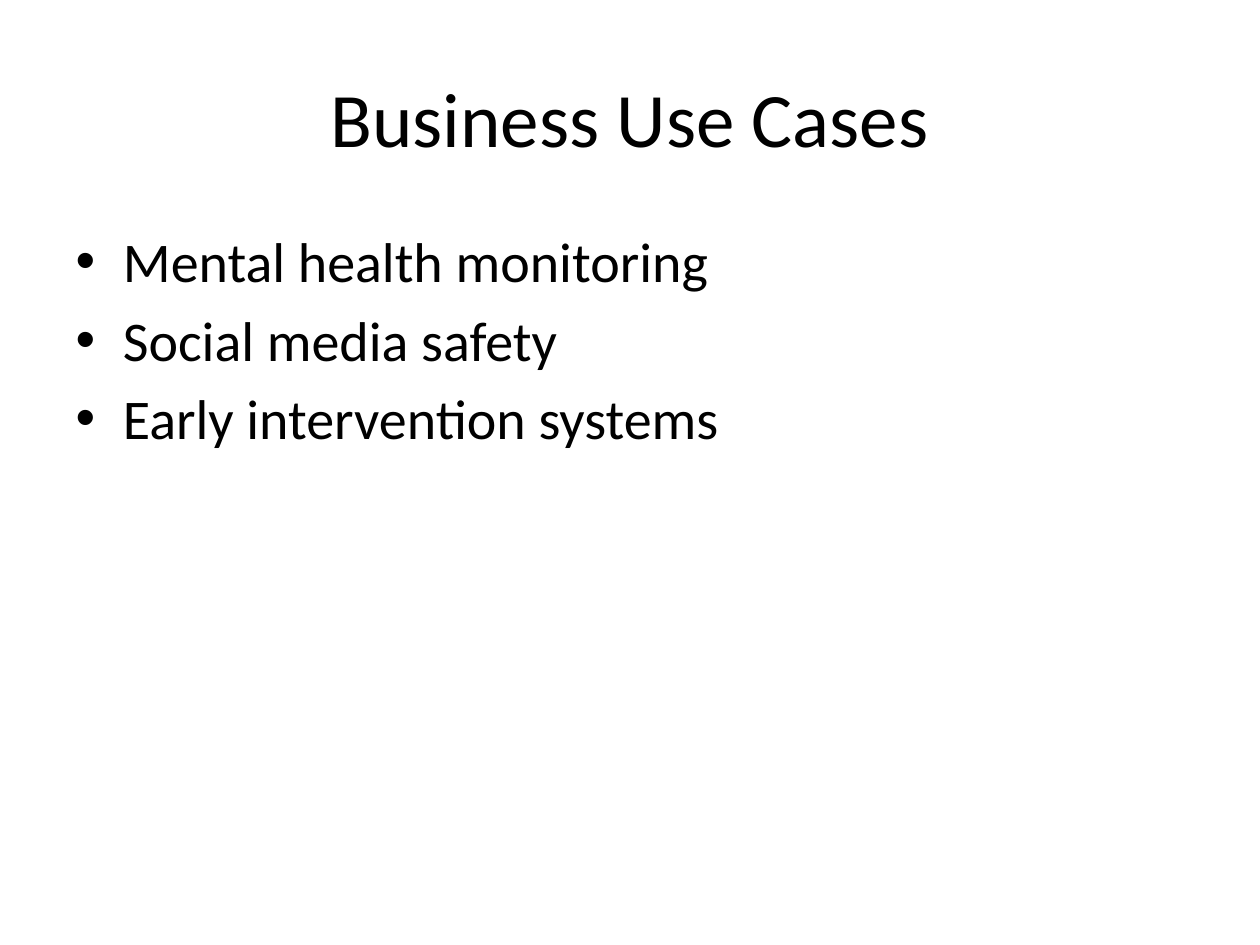
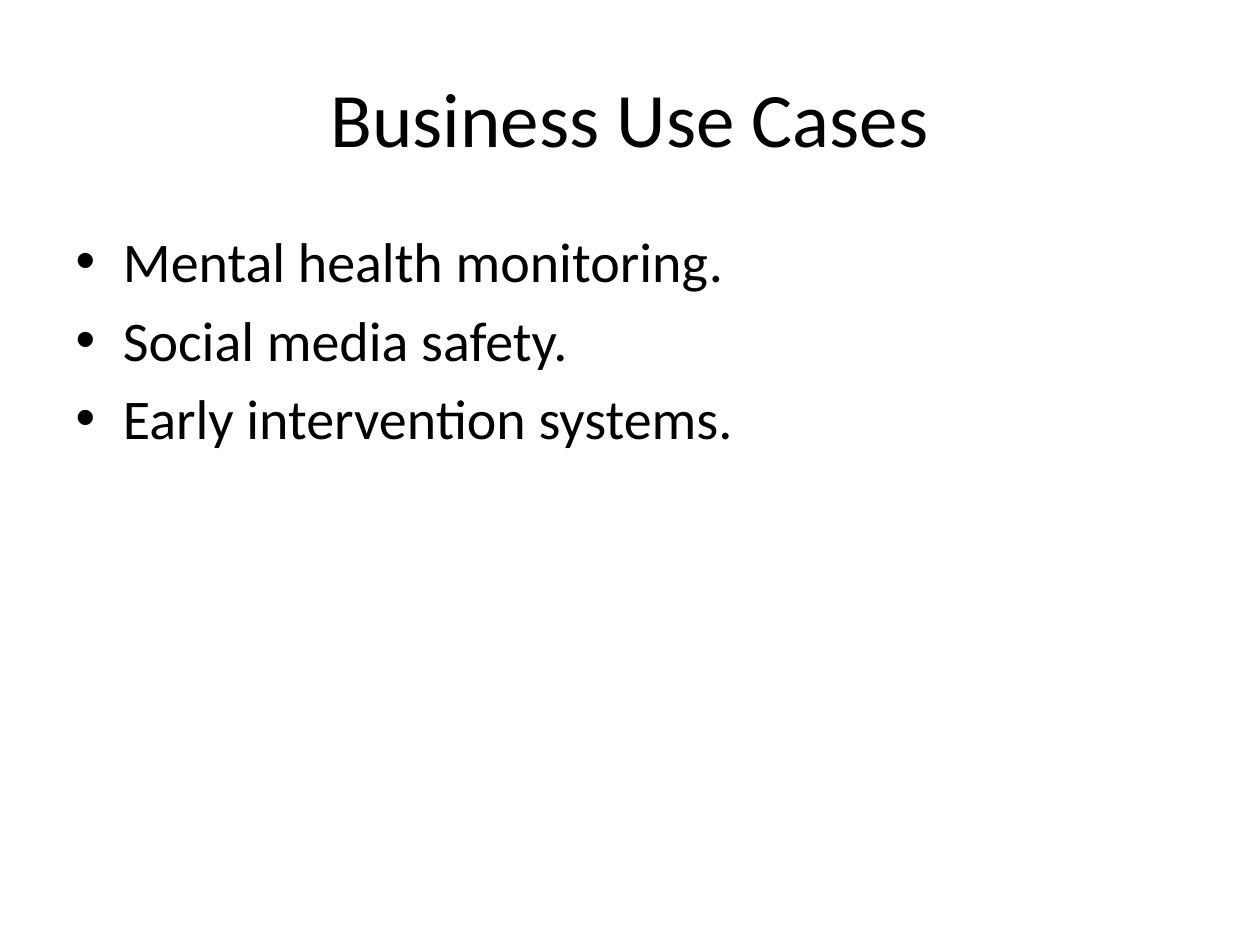
Before and after one commit to Keerthick2309/Suicidal-Detection-AI, a slide deck: slide 3 of Suicide_AI_Project_Presentation.pptx. Drawn at 1260x945 pixels with LibreOffice and Linux fonts; fonts in the diff are those of the drawing. Boxes give left, top, right and bottom in pixels: in the first picture for what was removed or moved away, otherwise in the second. Text is boxed around its words. In the diff, an @@ line names an element or a change of style, - is before the commit and + after.

```diff
--- a/Suicide_AI_Project_Presentation.pptx
+++ b/Suicide_AI_Project_Presentation.pptx
@@ text at [123,243,733,448]: text changed @@
-• Mental health monitoring
-• Social media safety
-• Early intervention systems
+• Mental health monitoring.
+• Social media safety.
+• Early intervention systems.
```
Also in this commit, not shown: 7 other slides changed, 1 slide removed.
